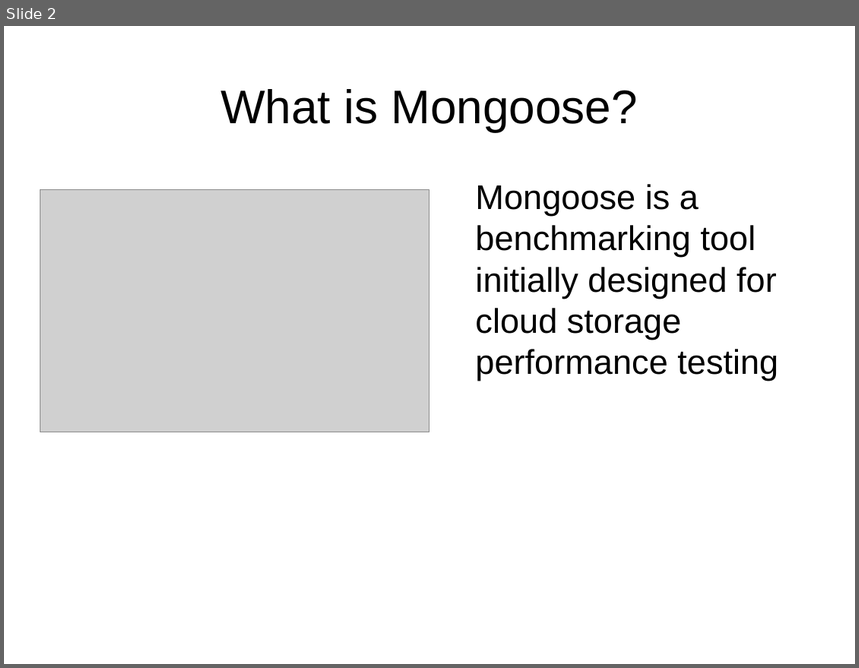
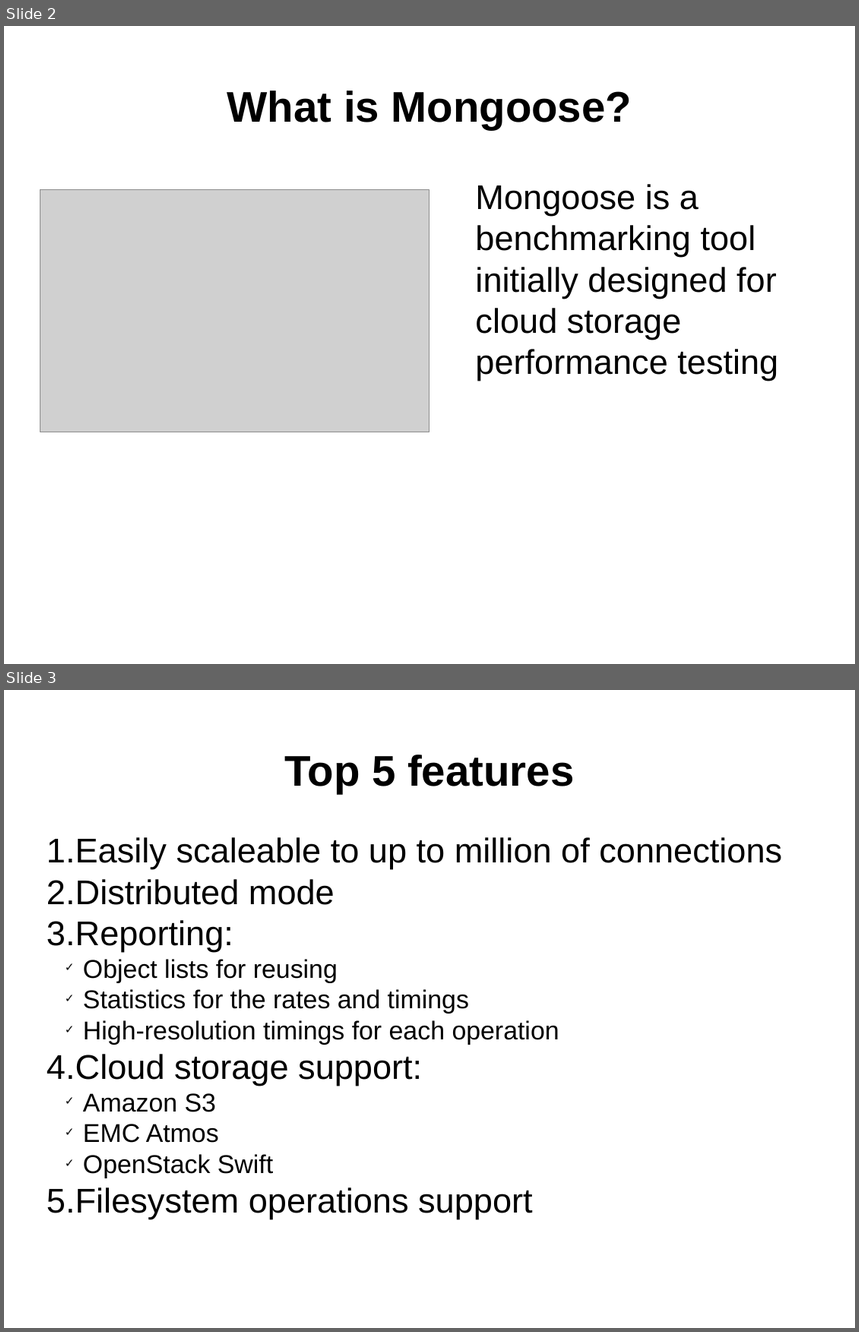
Before and after one commit to emc-mongoose/mongoose, a slide deck: doc/mongoosev2.odp. Shown one above the other, each under a label of ours: slide 2 before the commit, slides 2 and 3 after it. The pictures are 859x668 and 859x1332 pixels, drawn with LibreOffice and Linux fonts; fonts in the diff are those of the drawing; grey boxes stand for pictures. Boxes give left, top, right and bottom in pixels: in the first picture for what was removed or moved away, otherwise in the second. Text is boxed around its words. In the diff, an @@ line names an element or a change of style, - is before the commit and + after.

```diff
--- a/doc/mongoosev2.odp
+++ b/doc/mongoosev2.odp
@@ slide 3 added at bbox=[4, 690, 855, 1328], background #FFFFFF @@
@@ title added at bbox=[284, 755, 574, 793], 40 pt, text #000000, bold @@
+Top 5 features
@@ subtitle added at bbox=[47, 837, 782, 1220], 24 pt, text #000000 @@
+1. Easily scaleable to up to million of connections
+2. Distributed mode
+3. Reporting:
+  ✓ Object lists for reusing
+  ✓ Statistics for the rates and timings
+  ✓ High-resolution timings for each operation
+4. Cloud storage support:
+  ✓ Amazon S3
+  ✓ EMC Atmos
+  ✓ OpenStack Swift
+5. Filesystem operations support
@@ slide 2 changed as well @@
@@ title "What is Mongoose?" at bbox=[227, 91, 632, 129]: size 44 to 40 pt, bold on @@
```
Also in this commit, not shown: 2 other slides changed, 2 other slides added, 2 slides removed, 19 other files.
